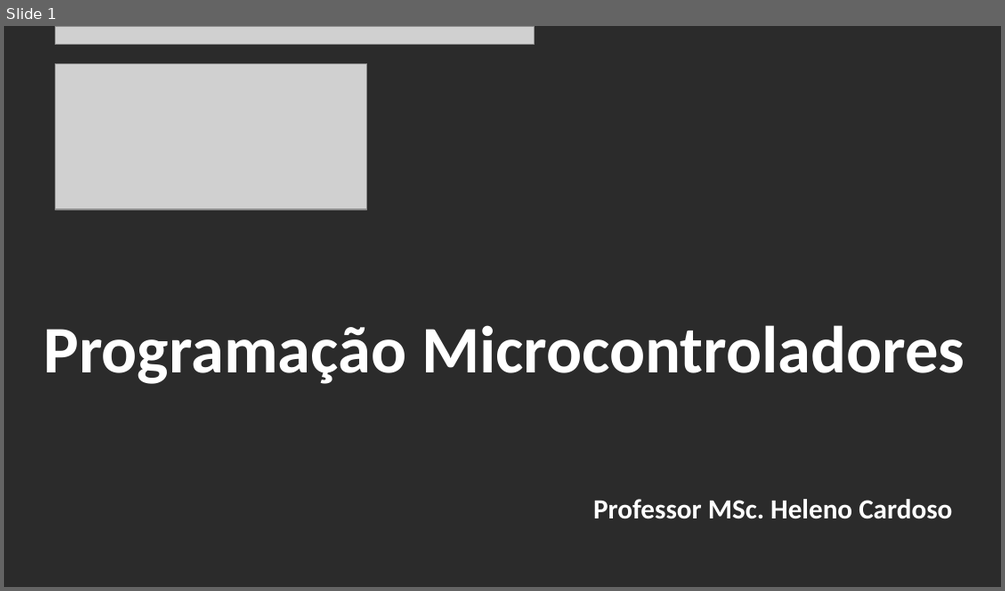
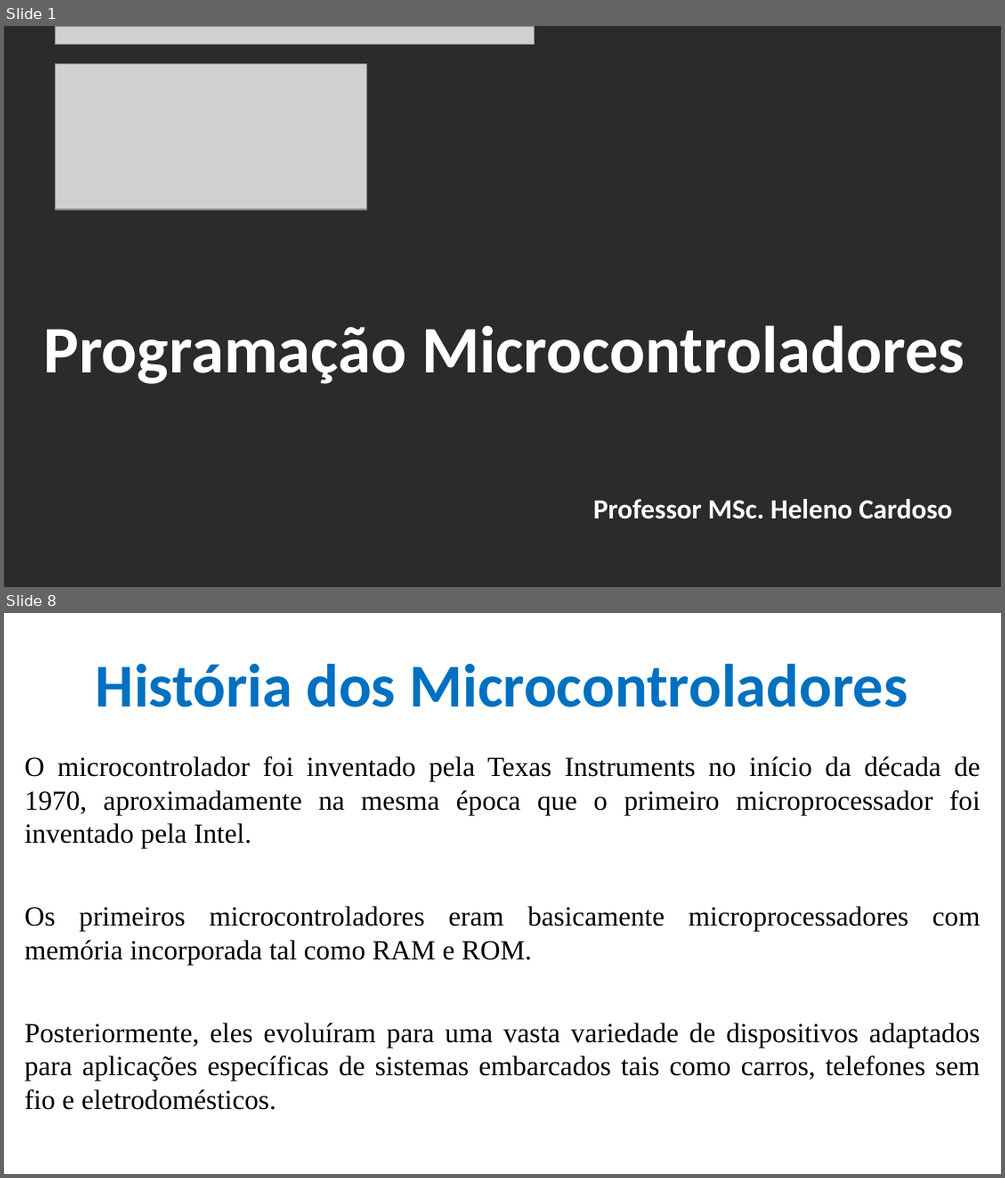
Before and after one commit to CloudEducationBrazil/WydenArea1ProgramacaoMicrocontroladores, a slide deck: 01 Classes/Aula 01 - Programação Microcontroladores.pptx. Shown one above the other, each under a label of ours: slide 1 before the commit, slides 1 and 8 after it; the slides between them are not shown. The pictures are 1005x591 and 1005x1178 pixels, drawn with LibreOffice and Linux fonts; fonts in the diff are those of the drawing; grey boxes stand for pictures; background and template pictures are left out; a plain dark background stands for a picture behind light text. Boxes give left, top, right and bottom in pixels: in the first picture for what was removed or moved away, otherwise in the second. Text is boxed around its words. In the diff, an @@ line names an element or a change of style, - is before the commit and + after.

Commit message:
Aula 01 Microcontroladores ....

```diff
--- a/01 Classes/Aula 01 - Programação Microcontroladores.pptx
+++ b/01 Classes/Aula 01 - Programação Microcontroladores.pptx
@@ slide 8 added at bbox=[4, 613, 1001, 1174], background picture (left out) @@
@@ title added at bbox=[96, 664, 908, 707], 44 pt, text #0070C0, bold @@
+História dos Microcontroladores
@@ text added at bbox=[24, 756, 980, 1110], 20 pt, text #000000 @@
+O microcontrolador foi inventado pela Texas Instruments no início da década de 1970, aproximadamente na mesma época que o primeiro microprocessador foi inventado pela Intel.
+Os primeiros microcontroladores eram basicamente microprocessadores com memória incorporada tal como RAM e ROM.
+Posteriormente, eles evoluíram para uma vasta variedade de dispositivos adaptados para aplicações específicas de sistemas embarcados tais como carros, telefones sem fio e eletrodomésticos.
```
Also in this commit, not shown: 5 slides changed, 14 other slides added.
